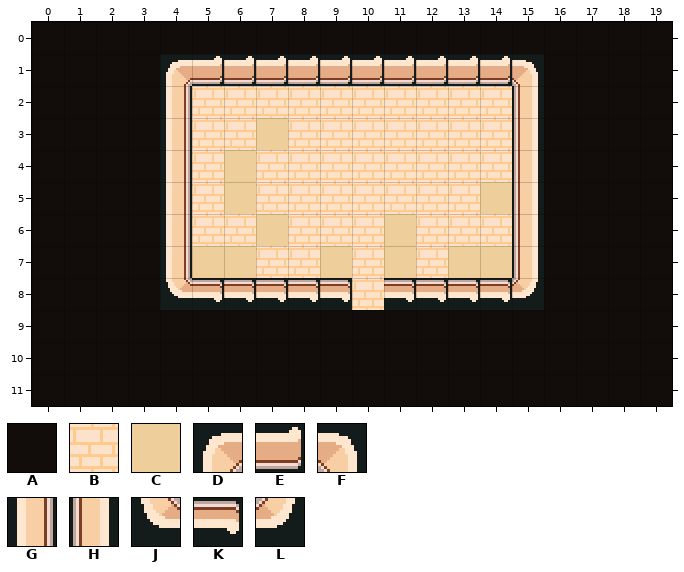
Two states of a Tiled map (JSON), data/tk_maps/w1/jade/zhuo-county--shop-1.tmj. The first picture shows the starting point.
Cells are 16x16 px. Shown: x 0..19, y 0..11.
Key: from "_swatch": A 0; from "n_floor_in": B 23, C 34; from "n_wall_in": D 0, E 1, F 4, G 10, H 14, J 40, K 41, L 44.
_ is an empty cell, # one hidden under a higher layer.
Layer "ground" before, first column x 0:
 0 AAAAAAAAAAAAAAAAAAAA
 1 AAAA############AAAA
 2 AAAA#BBBBBBBBBB#AAAA
 3 AAAA#BBCBBBBBBB#AAAA
 4 AAAA#BCBBBBBBBB#AAAA
 5 AAAA#BCBBBBBBBC#AAAA
 6 AAAA#BBCBBBCBBB#AAAA
 7 AAAA#CCBBCBCBCC#AAAA
 8 AAAA######B#####AAAA
 9 AAAAAAAAAAAAAAAAAAAA
10 AAAAAAAAAAAAAAAAAAAA
11 AAAAAAAAAAAAAAAAAAAA
Layer "wall" before, first column x 0:
 0 ____________________
 1 ____DEEEEEEEEEEF____
 2 ____G__________H____
 3 ____G__________H____
 4 ____G__________H____
 5 ____G__________H____
 6 ____G__________H____
 7 ____G__________H____
 8 ____JKKKKK_KKKKL____
 9 ____________________
10 ____________________
11 ____________________
The same view after the edit:
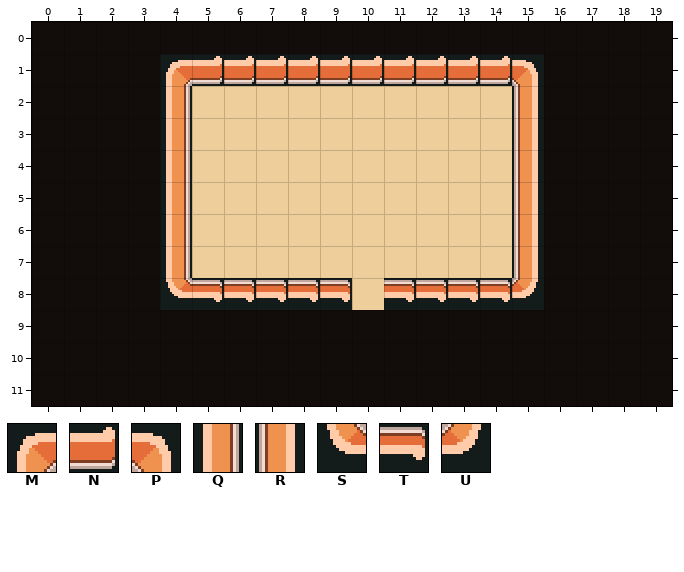
Further tiles: from "n_wall_in": M 5, N 6, P 9, Q 15, R 19, S 45, T 46, U 49.
Changes in this commit:
Changed rows in their new state; . is an unchanged cell.
Layer "ground":
first column x 5:
 2 CCCCCCCCCC
 3 CC.CCCCCCC
 4 C.CCCCCCCC
 5 C.CCCCCCC.
 6 CC.CCC.CCC
 7 ..CC.C.C..
 8 .....C....
Layer "wall":
first column x 4:
 1 MNNNNNNNNNNP
 2 Q..........R
 3 Q..........R
 4 Q..........R
 5 Q..........R
 6 Q..........R
 7 Q..........R
 8 STTTTT.TTTTU
